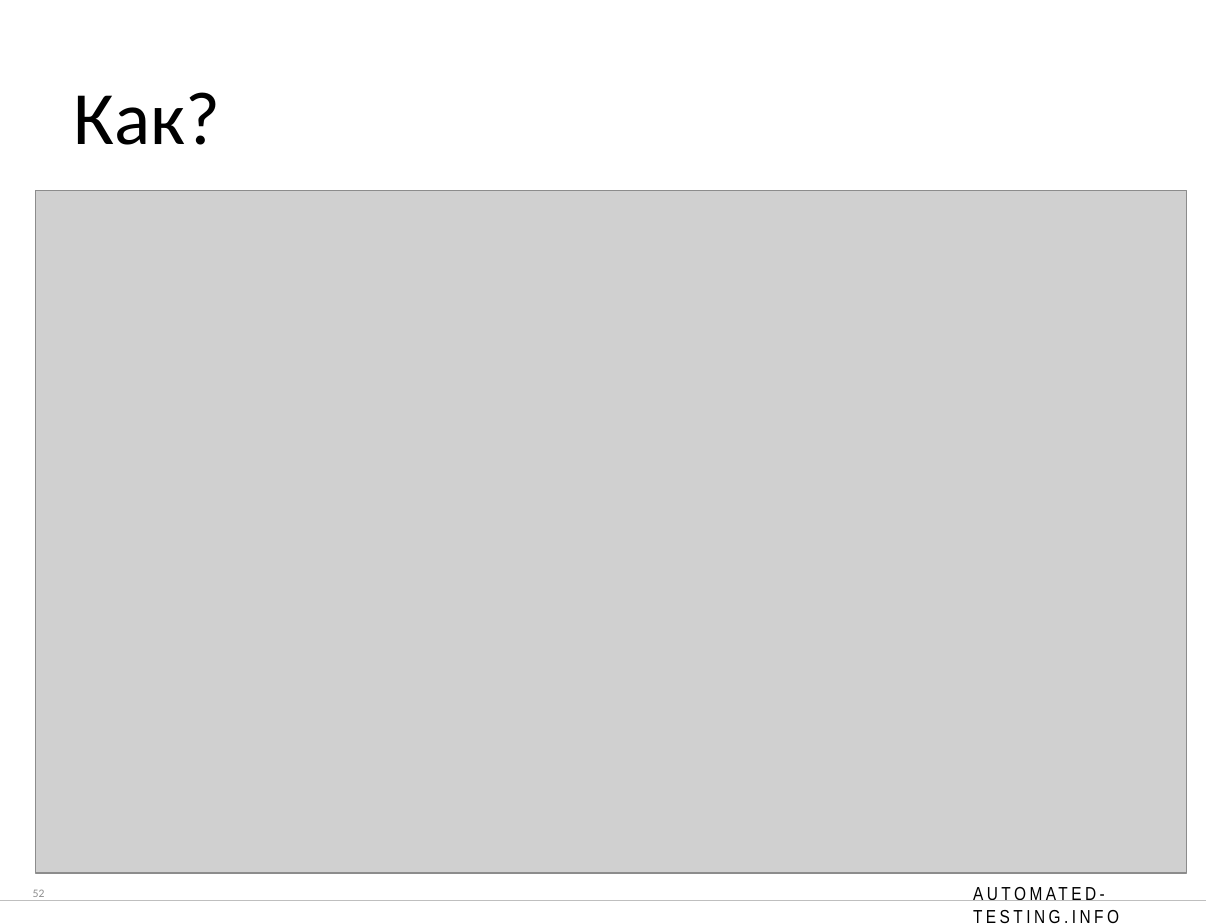
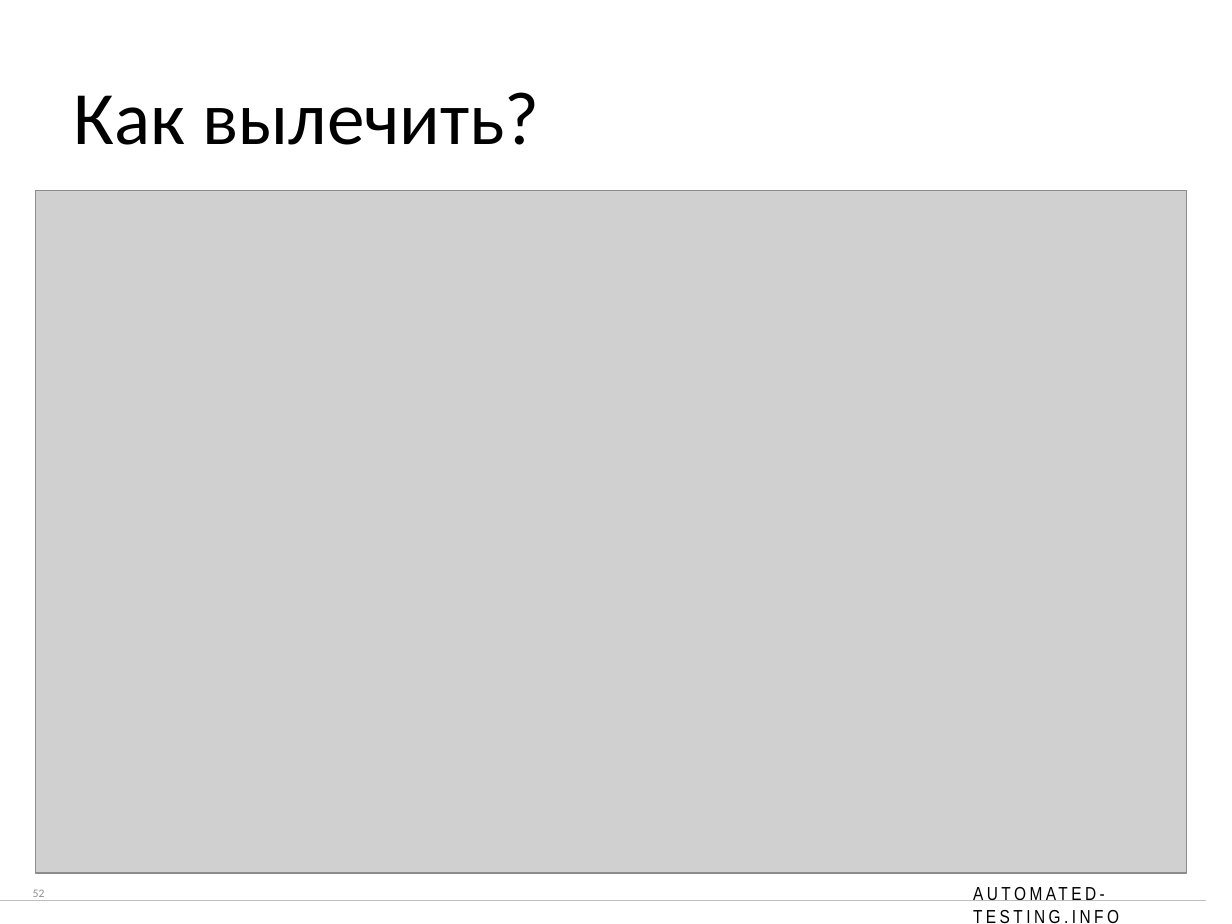
Before and after one commit to dmizverev/at-info, a slide deck: slide 52 of posidelki-16/presentation/Posidelki-16 - Specflow.pptx. Drawn at 1232x924 pixels with LibreOffice and Linux fonts; fonts in the diff are those of the drawing; grey boxes stand for pictures; background and template pictures are left out. Boxes give left, top, right and bottom in pixels: in the first picture for what was removed or moved away, otherwise in the second. Text is boxed around its words. In the diff, an @@ line names an element or a change of style, - is before the commit and + after.

```diff
--- a/posidelki-16/presentation/Posidelki-16 - Specflow.pptx
+++ b/posidelki-16/presentation/Posidelki-16 - Specflow.pptx
@@ title at box(74, 92, 540, 145): text changed @@
-Как?
+Как вылечить?
```
Also in this commit, not shown: 1 other slide changed, 6 slides added, 17 other files.
